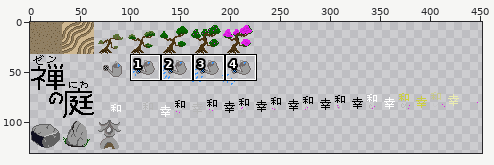
Two states of a sprite sheet, src/data/image/2-tilesheet.png. Above: a wide view before the commit, with the close-up outlined.
Close-up. The starting point:
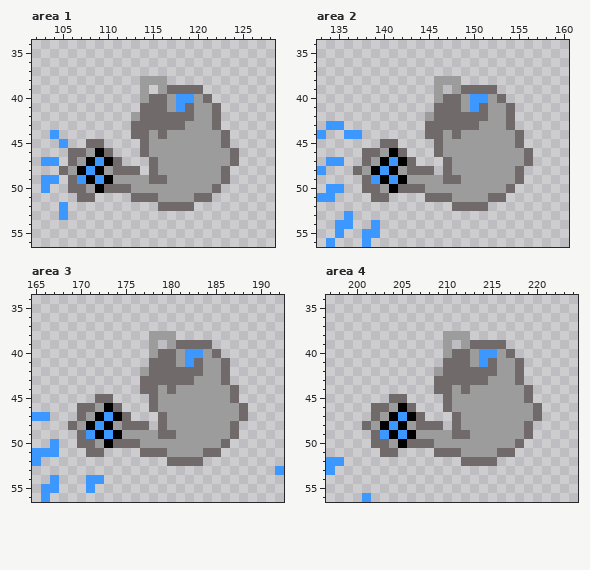
The file is 512x512 pixels. Shown: area 1: x 102..128, y 34..56; area 2: x 133..160, y 34..56; area 3: x 165..192, y 34..56; area 4: x 197..224, y 34..56. The wide view leaves out empty margins. The commit also changed other parts of the picture, which this record leaves out.
Once edited:
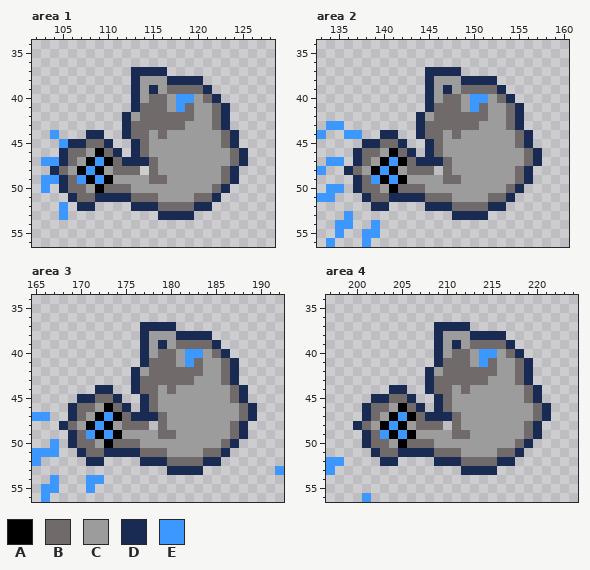
Palette (. is transparent): A #000000  B #716a6a  C #9c9c9c  D #192a53  E #3c98ff
The edit:
Area 1:
y 37: x 113..116 .... -> DDDD
y 38: x 113 . -> D; x 117..120 .... -> DDDD
y 39: x 113 . -> D; x 115 . -> D; x 121 . -> D
y 40: x 113 . -> D; x 122 . -> D
y 41: x 113 . -> D; x 123 . -> D
y 42..43: x 112 . -> D; x 123 . -> D
y 44: x 108..109 .. -> DD; x 112 . -> D; x 124 . -> D
y 45: x 106..107 .. -> DD; x 110 . -> D; x 113 . -> D; x 124 . -> D
y 46: x 105 . -> D; x 111 . -> D; x 113 . -> D; x 125 . -> D
y 47: x 105 . -> D; x 112..114 ... -> DDD; x 125 . -> D
y 48: x 104 . -> D; x 124 . -> D
y 49: x 105 . -> D; x 124 . -> D
y 50: x 105 . -> D; x 123 . -> D
y 51: x 106 . -> D; x 109..112 .... -> DDDD; x 122 . -> D
y 52: x 107..108 .. -> DD; x 113..115 ... -> DDD; x 120..121 .. -> DD
y 53: x 116..119 .... -> DDDD
Area 2:
y 37: x 145..148 .... -> DDDD
y 38: x 145 . -> D; x 149..152 .... -> DDDD
y 39: x 145 . -> D; x 147 . -> D; x 153 . -> D
y 40: x 145 . -> D; x 154 . -> D
y 41: x 145 . -> D; x 155 . -> D
y 42..43: x 144 . -> D; x 155 . -> D
y 44: x 140..141 .. -> DD; x 144 . -> D; x 156 . -> D
y 45: x 138..139 .. -> DD; x 142 . -> D; x 145 . -> D; x 156 . -> D
y 46: x 137 . -> D; x 143 . -> D; x 145 . -> D; x 157 . -> D
y 47: x 137 . -> D; x 144..146 ... -> DDD; x 157 . -> D
y 48: x 136 . -> D; x 156 . -> D
y 49: x 137 . -> D; x 156 . -> D
y 50: x 137 . -> D; x 155 . -> D
y 51: x 138 . -> D; x 141..144 .... -> DDDD; x 154 . -> D
y 52: x 139..140 .. -> DD; x 145..147 ... -> DDD; x 152..153 .. -> DD
y 53: x 148..151 .... -> DDDD
Area 3:
y 37: x 177..180 .... -> DDDD
y 38: x 177 . -> D; x 181..184 .... -> DDDD
y 39: x 177 . -> D; x 179 . -> D; x 185 . -> D
y 40: x 177 . -> D; x 186 . -> D
y 41: x 177 . -> D; x 187 . -> D
y 42..43: x 176 . -> D; x 187 . -> D
y 44: x 172..173 .. -> DD; x 176 . -> D; x 188 . -> D
y 45: x 170..171 .. -> DD; x 174 . -> D; x 177 . -> D; x 188 . -> D
y 46: x 169 . -> D; x 175 . -> D; x 177 . -> D; x 189 . -> D
y 47: x 169 . -> D; x 176..178 ... -> DDD; x 189 . -> D
y 48: x 168 . -> D; x 188 . -> D
y 49: x 169 . -> D; x 188 . -> D
y 50: x 169 . -> D; x 187 . -> D
y 51: x 170 . -> D; x 173..176 .... -> DDDD; x 186 . -> D
y 52: x 171..172 .. -> DD; x 177..179 ... -> DDD; x 184..185 .. -> DD
y 53: x 180..183 .... -> DDDD
Area 4:
y 37: x 209..212 .... -> DDDD
y 38: x 209 . -> D; x 213..216 .... -> DDDD
y 39: x 209 . -> D; x 211 . -> D; x 217 . -> D
y 40: x 209 . -> D; x 218 . -> D
y 41: x 209 . -> D; x 219 . -> D
y 42..43: x 208 . -> D; x 219 . -> D
y 44: x 204..205 .. -> DD; x 208 . -> D; x 220 . -> D
y 45: x 202..203 .. -> DD; x 206 . -> D; x 209 . -> D; x 220 . -> D
y 46: x 201 . -> D; x 207 . -> D; x 209 . -> D; x 221 . -> D
y 47: x 201 . -> D; x 208..210 ... -> DDD; x 221 . -> D
y 48: x 200 . -> D; x 220 . -> D
y 49: x 201 . -> D; x 220 . -> D
y 50: x 201 . -> D; x 219 . -> D
y 51: x 202 . -> D; x 205..208 .... -> DDDD; x 218 . -> D
y 52: x 203..204 .. -> DD; x 209..211 ... -> DDD; x 216..217 .. -> DD
y 53: x 212..215 .... -> DDDD
Changed places in both close-ups, as pixel boxes (x1, y1, x2, y2):
added: (50, 67, 248, 220)
added: (344, 67, 542, 220)
added: (59, 322, 257, 475)
added: (353, 322, 551, 475)
